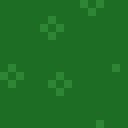
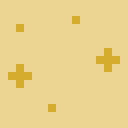
Before/after of a 128 × 128 layered artwork. What changed in the layer stack:
added layer "sand.png" above "grass.png" over [0, 0, 128, 128]
hid "grass.png" over [0, 0, 128, 128]
